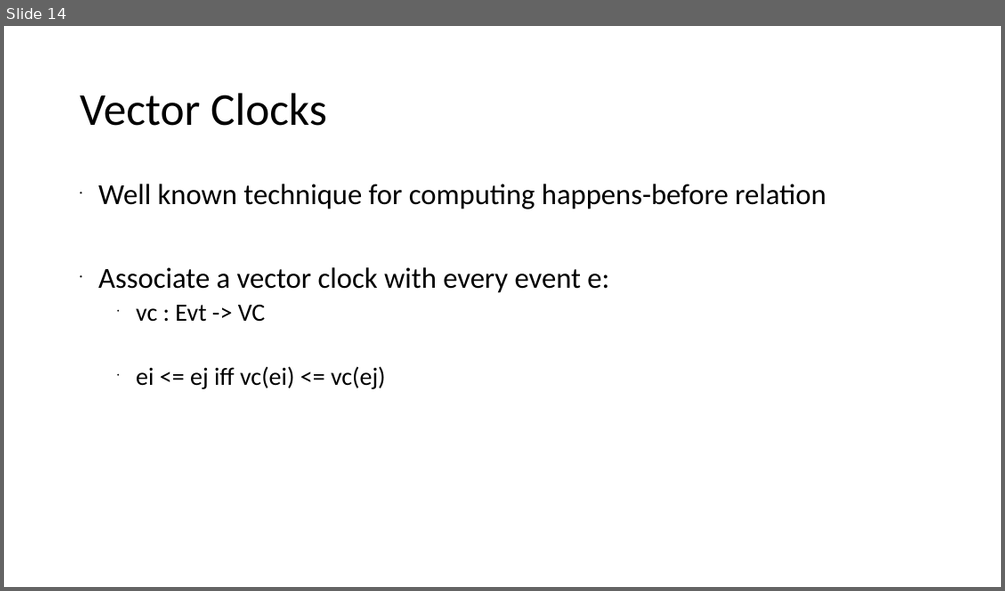
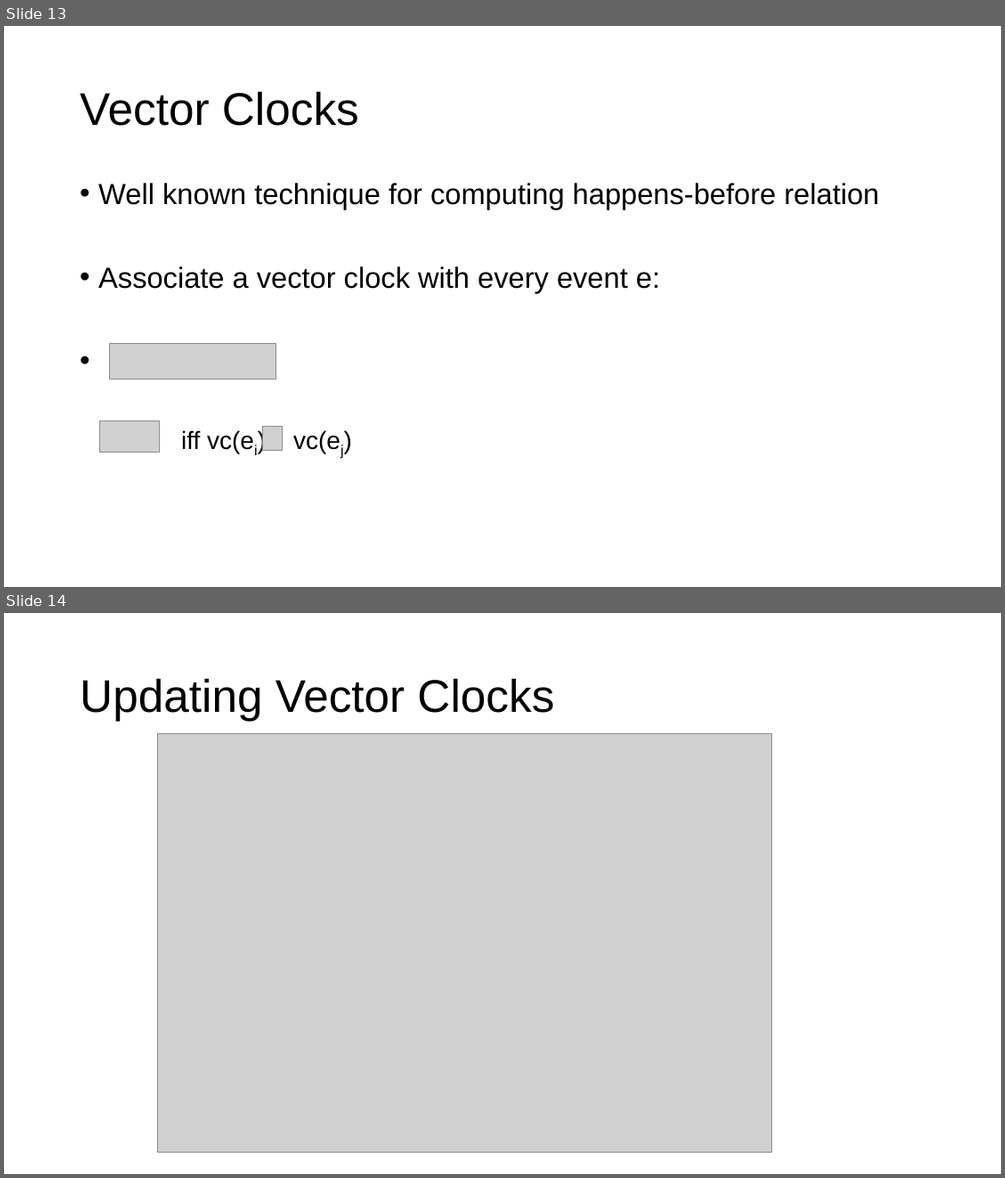
Before and after one commit to xiaohe27/Tasks, a slide deck: Slides/qual-presentation.ppt. Shown one above the other, each under a label of ours: slide 14 before the commit, slides 13 and 14 after it. The pictures are 1005x591 and 1005x1178 pixels, drawn with LibreOffice and Linux fonts; fonts in the diff are those of the drawing; grey boxes stand for pictures. Boxes give left, top, right and bottom in pixels: in the first picture for what was removed or moved away, otherwise in the second. Text is boxed around its words. In the diff, an @@ line names an element or a change of style, - is before the commit and + after.

```diff
--- a/Slides/qual-presentation.ppt
+++ b/Slides/qual-presentation.ppt
@@ slide 14 added at (4, 613, 1001, 1174), background #FFFFFF @@
@@ title added at (80, 678, 554, 721), 44 pt, text #000000 @@
+Updating Vector Clocks
@@ picture added at (157, 733, 771, 1151) @@
@@ what was slide 14 is now slide 13 @@
@@ slide 13 changed as well @@
@@ title "Vector Clocks" at (80, 91, 359, 126): font Calibri to Arial @@
@@ text at (98, 183, 879, 293): font Calibri to Arial in "Well known technique for computing happens-before relation", "Associate a vector clock with every event ..." @@
@@ picture added at (109, 344, 276, 378) @@
@@ picture added at (99, 419, 160, 451) @@
@@ picture added at (262, 426, 282, 451) @@
@@ text at (181, 430, 340, 453): text changed; font Calibri to Arial @@
-  • vc : Evt -> VC
-  • ei <= ej iff vc(ei) <= vc(ej)
+  • iff vc(ei) vc(ej)
```
Also in this commit, not shown: 14 other slides changed, 3 other slides added, 3 slides removed, 2 other files.
